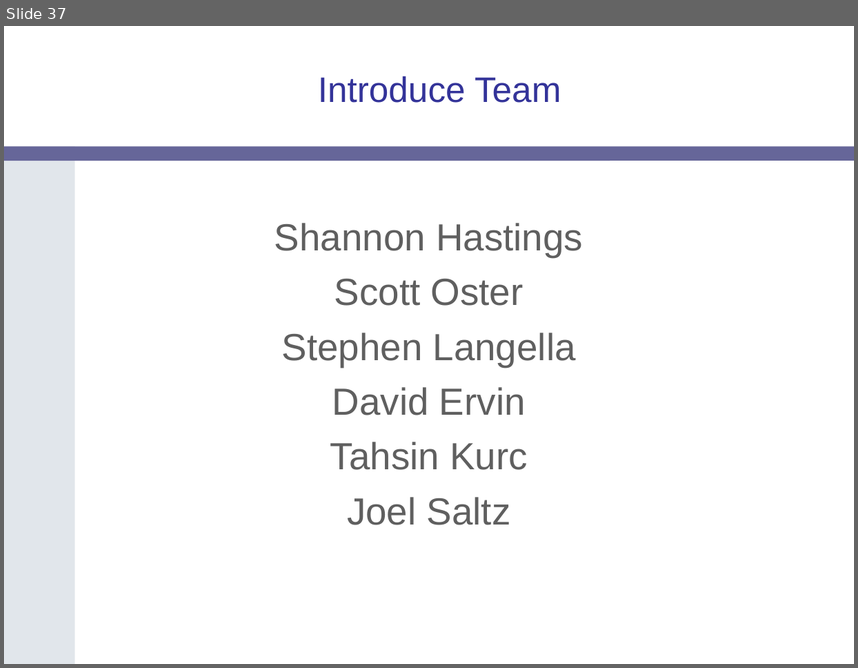
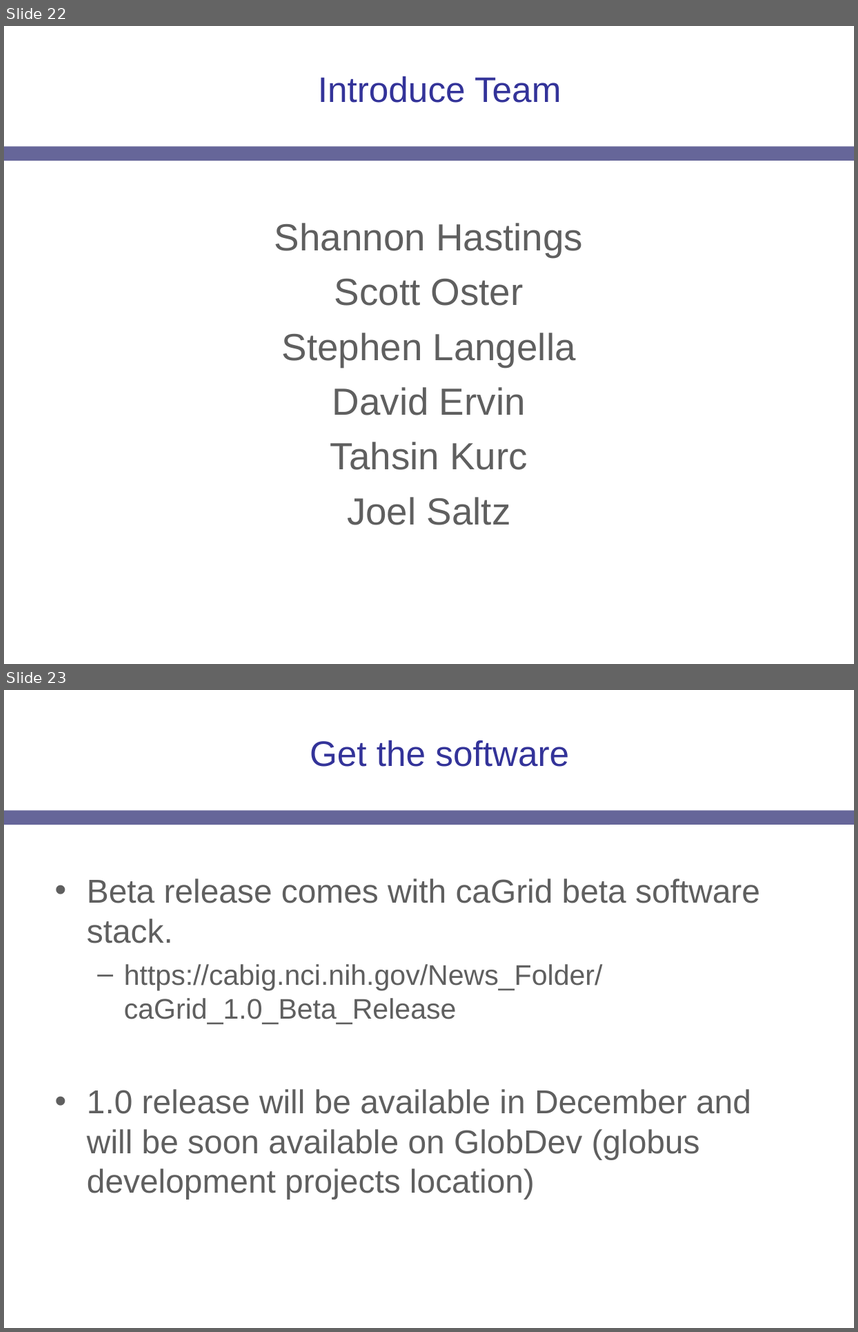
Before and after one commit to NCIP/cagrid-portal, a slide deck: cagrid-1-0/Documentation/presentations/introduce/gridWorld-2006-Introduce.ppt. Shown one above the other, each under a label of ours: slide 37 before the commit, slides 22 and 23 after it. The pictures are 858x668 and 858x1332 pixels, drawn with LibreOffice and Linux fonts; fonts in the diff are those of the drawing; background and template pictures are left out. Boxes give left, top, right and bottom in pixels: in the first picture for what was removed or moved away, otherwise in the second. Text is boxed around its words. In the diff, an @@ line names an element or a change of style, - is before the commit and + after.

```diff
--- a/cagrid-1-0/Documentation/presentations/introduce/gridWorld-2006-Introduce.ppt
+++ b/cagrid-1-0/Documentation/presentations/introduce/gridWorld-2006-Introduce.ppt
@@ slide 23 added at (4,690,854,1328), background #FFFFFF; not listed: 1 template element that a slide beside it also shows @@
@@ title added at (310,740,569,767), 30 pt, text #333399 @@
+Get the software
@@ text added at (87,878,760,1199), 28 pt, text #5F5F5F @@
+• Beta release comes with caGrid beta software stack.
+  – https://cabig.nci.nih.gov/News_Folder/caGrid_1.0_Beta_Release
+• 1.0 release will be available in December and will be soon available on GlobDev (globus development projects location)
@@ what was slide 37 is now slide 22 @@
@@ slide 22 changed as well @@
@@ freeform shape removed at (4,147,74,664) @@
```
Also in this commit, not shown: 35 other slides changed, 3 other slides added.
